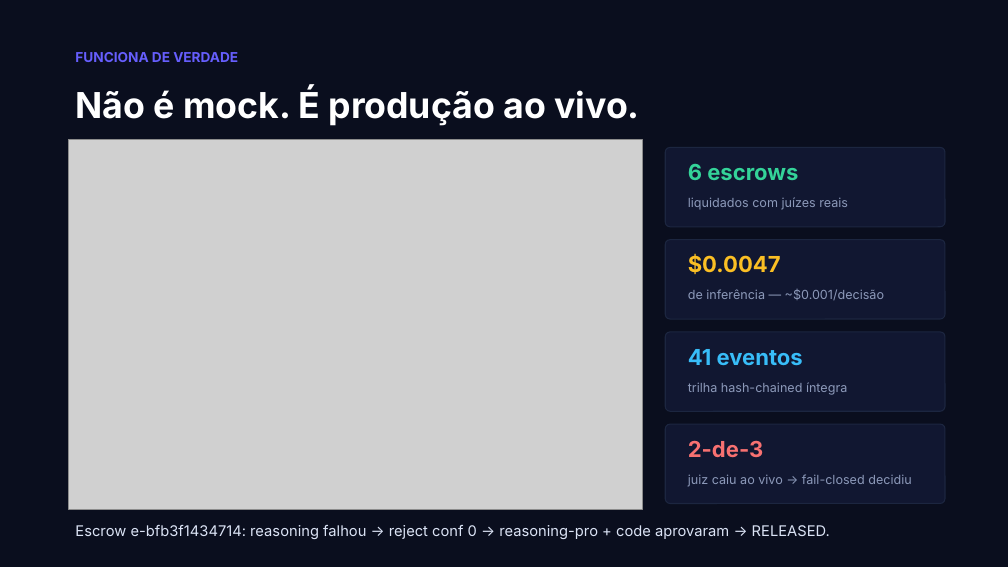
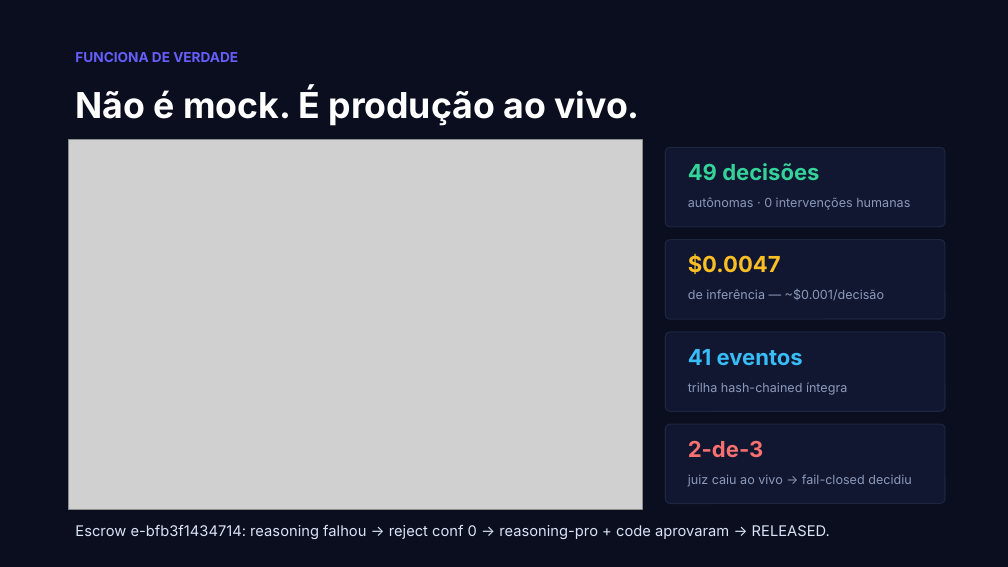
Before and after one commit to acarloshenrique/evidencegate, a slide deck: slide 4 of docs/evidencegate-deck.pptx. Drawn at 1008x567 pixels with LibreOffice and Linux fonts; fonts in the diff are those of the drawing; grey boxes stand for pictures. Boxes give left, top, right and bottom in pixels: in the first picture for what was removed or moved away, otherwise in the second. Text is boxed around its words. In the diff, an @@ line names an element or a change of style, - is before the commit and + after.

```diff
--- a/docs/evidencegate-deck.pptx
+++ b/docs/evidencegate-deck.pptx
@@ text at (688, 163, 819, 180): text changed @@
-6 escrows
+49 decisões
@@ text at (688, 197, 910, 210): text changed @@
-liquidados com juízes reais
+autônomas · 0 intervenções humanas
```
Also in this commit, not shown: 5 other slides changed.
